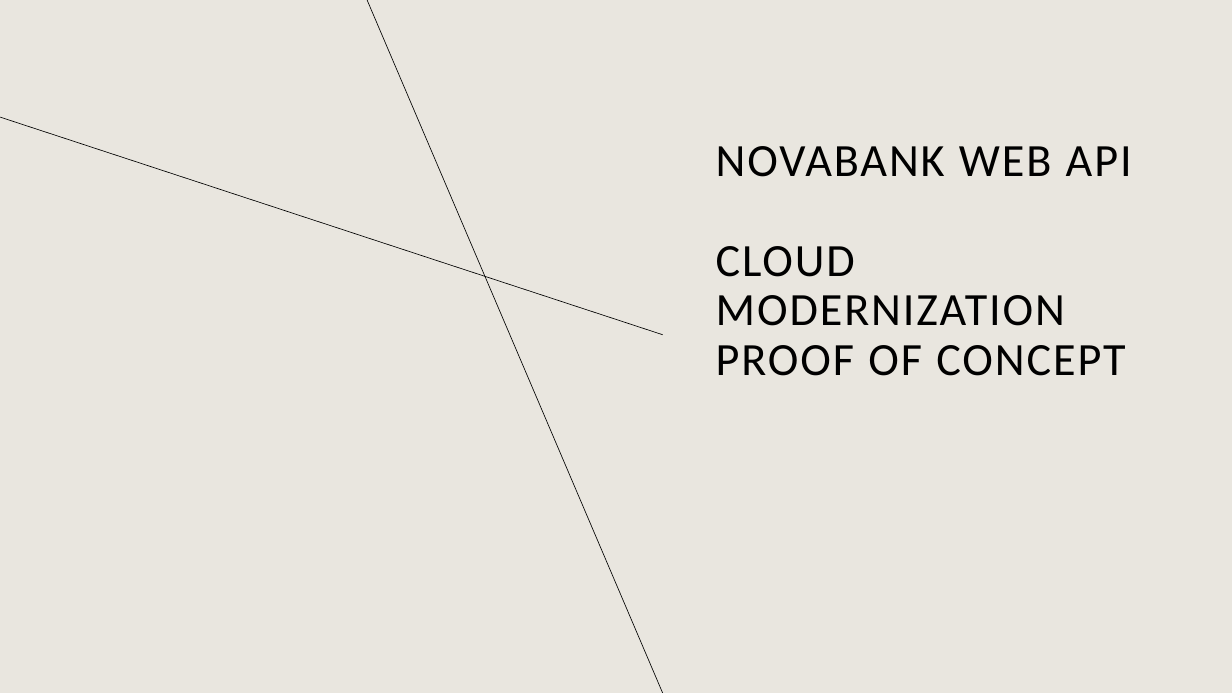
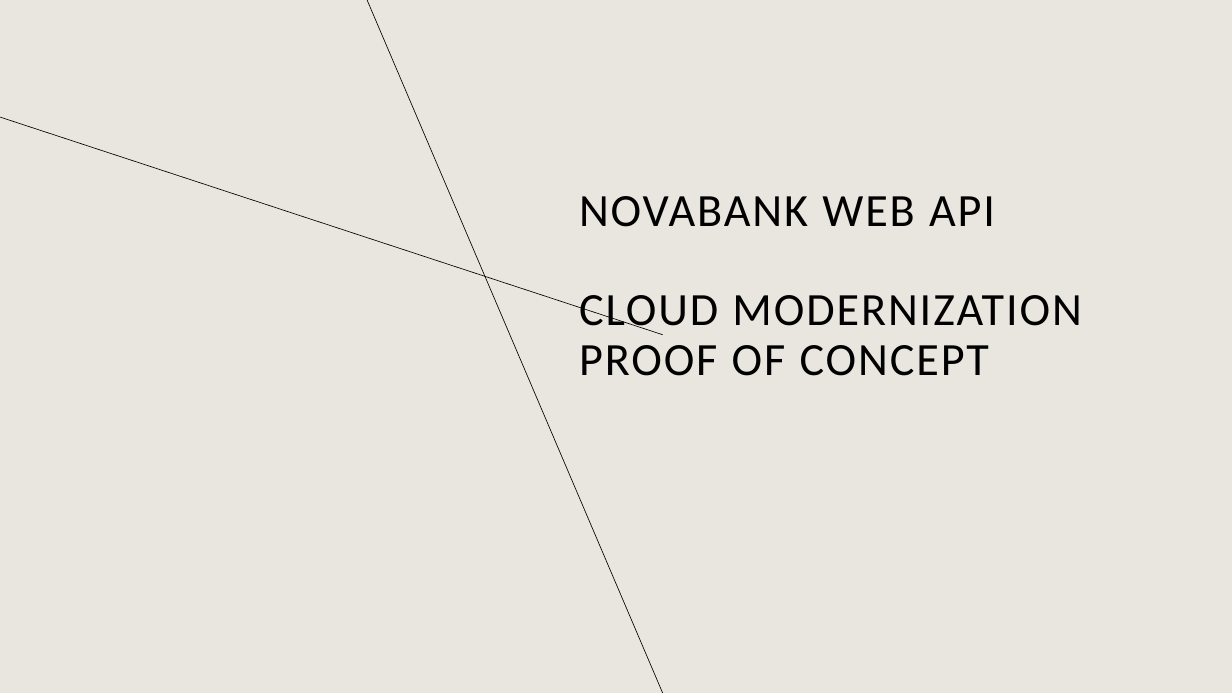
Before and after one commit to mddazure/cloudnation, a slide deck: slide 1 of slides/novabank.pptx. Drawn at 1232x693 pixels with LibreOffice and Linux fonts; fonts in the diff are those of the drawing. Boxes give left, top, right and bottom in pixels: in the first picture for what was removed or moved away, otherwise in the second. Text is boxed around its words. In the diff, an @@ line names an element or a change of style, - is before the commit and + after.

```diff
--- a/slides/novabank.pptx
+++ b/slides/novabank.pptx
@@ title "NOVABANK WEB API CLOUD MODERNIZATION ..." rewrapped from (716, 146, 1132, 376) to (579, 196, 1081, 376) @@
```
Also in this commit, not shown: 4 other slides changed, 5 slides added, 1 slide removed.
